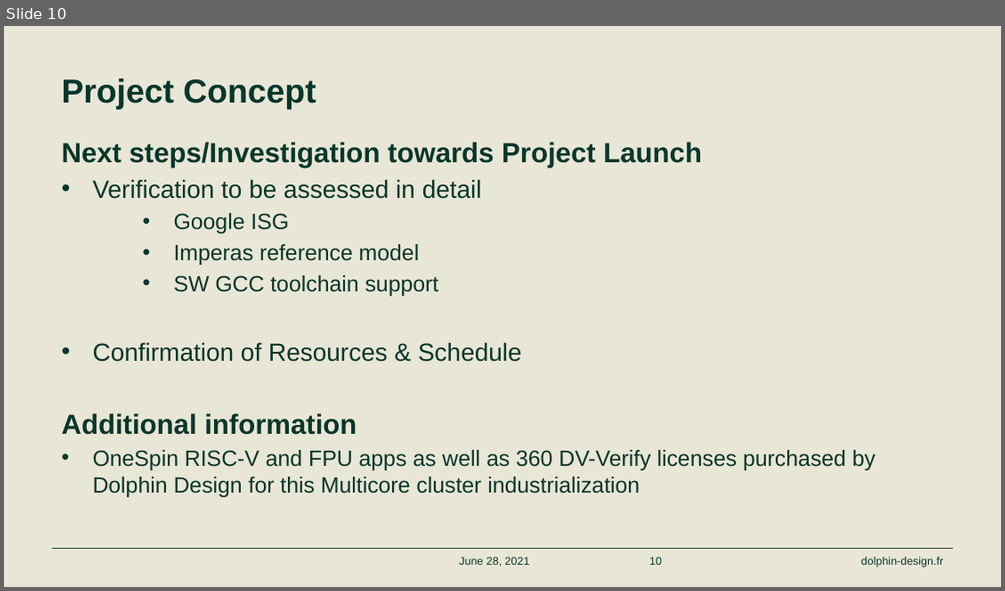
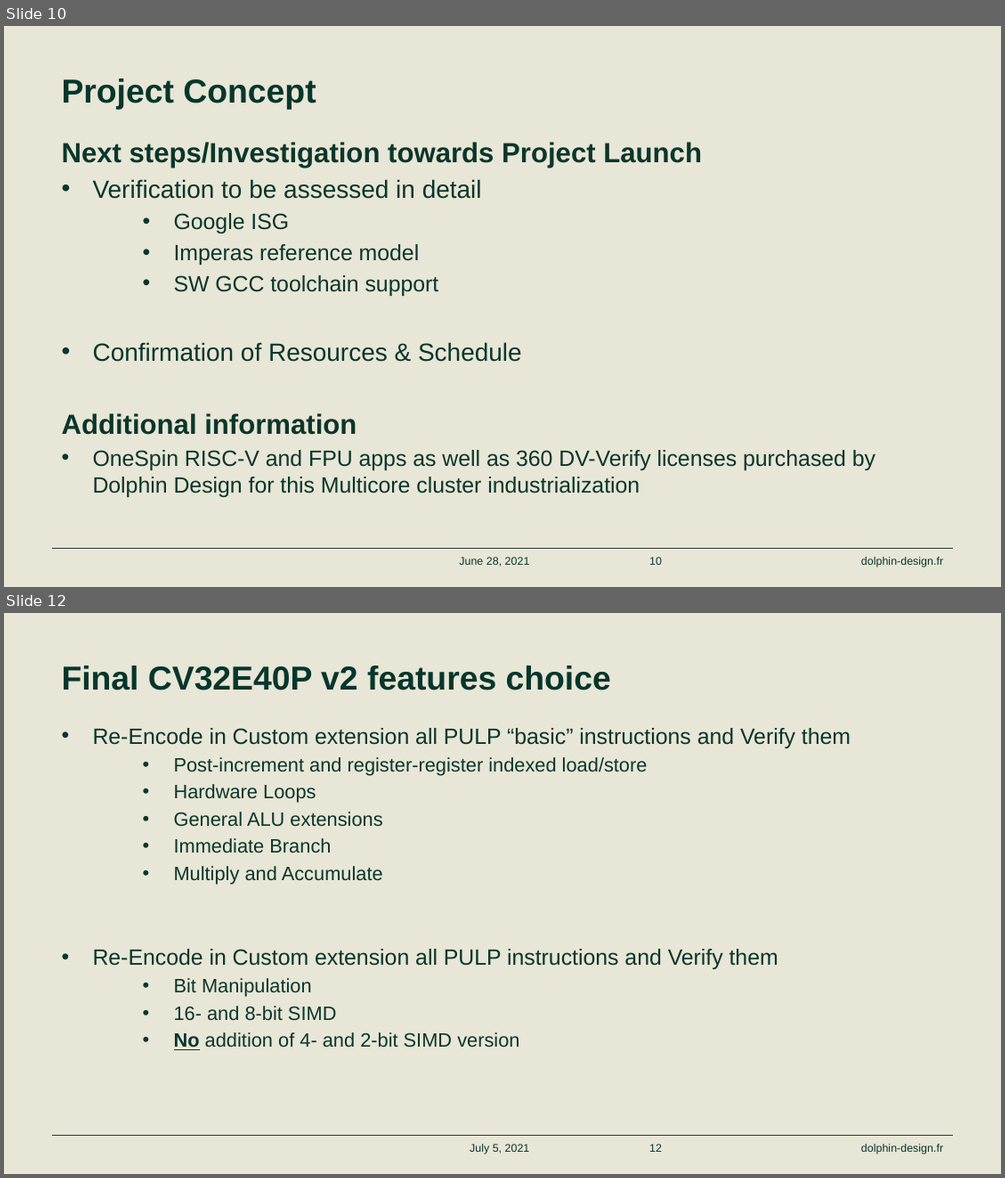
Before and after one commit to openhwgroup/programs, a slide deck: program/Project Descriptions and Plans/CV32E40Pv2/CV32E40P v2 Project Concept June 28 2021.pptx. Shown one above the other, each under a label of ours: slide 10 before the commit, slides 10 and 12 after it; the slides between them are not shown. The pictures are 1005x591 and 1005x1178 pixels, drawn with LibreOffice and Linux fonts; fonts in the diff are those of the drawing; background and template pictures are left out. Boxes give left, top, right and bottom in pixels: in the first picture for what was removed or moved away, otherwise in the second. Text is boxed around its words. In the diff, an @@ line names an element or a change of style, - is before the commit and + after.

```diff
--- a/program/Project Descriptions and Plans/CV32E40Pv2/CV32E40P v2 Project Concept June 28 2021.pptx
+++ b/program/Project Descriptions and Plans/CV32E40Pv2/CV32E40P v2 Project Concept June 28 2021.pptx
@@ slide 12 added at [4,613,1001,1174], background #FFFFFF; not listed: 3 template elements that a slide beside it also shows @@
@@ text added at [62,666,611,690], 24 pt, text #06362B, bold @@
+Final CV32E40P v2 features choice
@@ text added at [93,728,850,1050], 14 pt, text #0A362B @@
+• Re-Encode in Custom extension all PULP “basic” instructions and Verify them
+  • Post-increment and register-register indexed load/store
+  • Hardware Loops
+  • General ALU extensions
+  • Immediate Branch
+  • Multiply and Accumulate
+• Re-Encode in Custom extension all PULP instructions and Verify them
+  • Bit Manipulation
+  • 16- and 8-bit SIMD
+  • No addition of 4- and 2-bit SIMD version
@@ text added at [469,1143,530,1154], 8 pt, text #06362B @@
+July 5, 2021
@@ page number added at [649,1143,662,1151], 8 pt, text #06362B @@
+12
```
Also in this commit, not shown: 1 slide changed, 3 other slides added.
